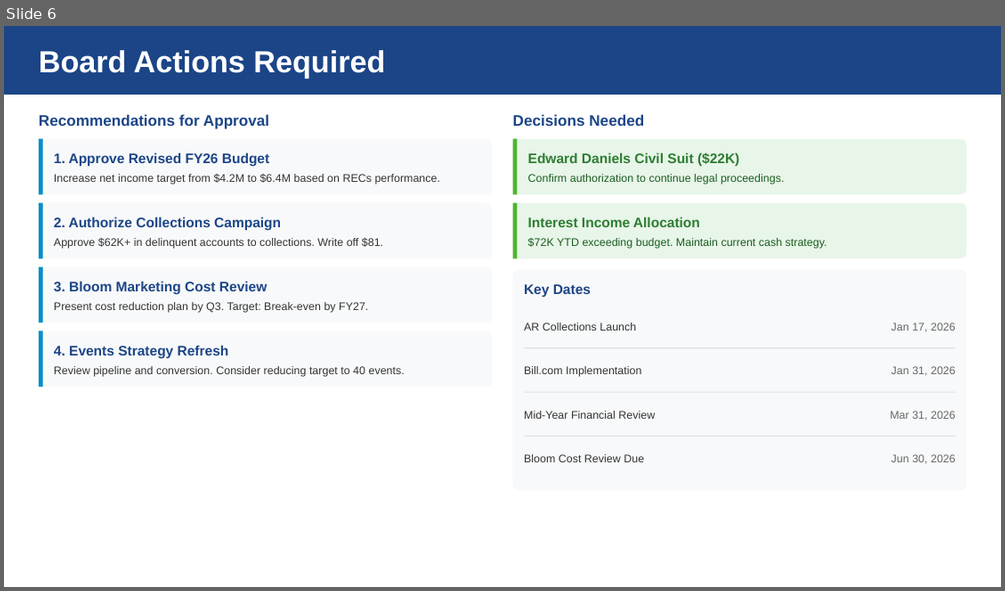
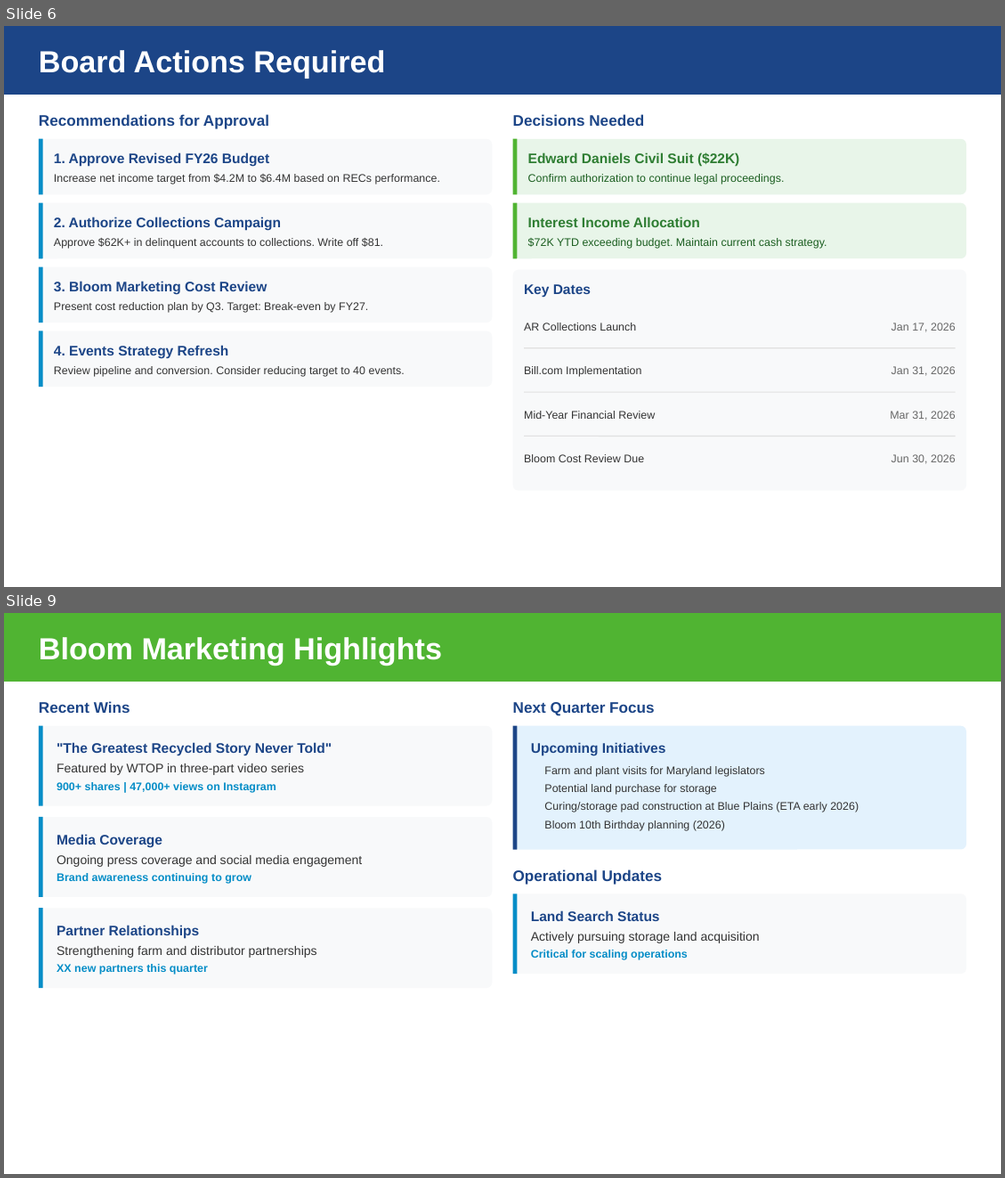
Before and after one commit to lovesha-hqoevents/BOARDUPDATE, a slide deck: Documents/SDO - Workspace/FY26_Q2_Board_Presentation.pptx. Shown one above the other, each under a label of ours: slide 6 before the commit, slides 6 and 9 after it; the slides between them are not shown. The pictures are 1005x591 and 1005x1178 pixels, drawn with LibreOffice and Linux fonts; fonts in the diff are those of the drawing. Boxes give left, top, right and bottom in pixels: in the first picture for what was removed or moved away, otherwise in the second. Text is boxed around its words. In the diff, an @@ line names an element or a change of style, - is before the commit and + after.

```diff
--- a/Documents/SDO - Workspace/FY26_Q2_Board_Presentation.pptx
+++ b/Documents/SDO - Workspace/FY26_Q2_Board_Presentation.pptx
@@ slide 9 added at box(4, 613, 1001, 1174), background #FFFFFF @@
@@ rectangle added at box(4, 613, 1001, 682), fill #50B432 @@
@@ text added at box(39, 637, 442, 666), 22 pt, text #FFFFFF, bold @@
+Bloom Marketing Highlights
@@ text added at box(39, 701, 130, 713), 11 pt, text #1C4587, bold @@
+Recent Wins
@@ text added at box(513, 702, 654, 716), 11 pt, text #1C4587, bold @@
+Next Quarter Focus
@@ rounded rectangle added at box(39, 726, 493, 805), fill #F8F9FA @@
@@ line added from (40, 726) to (40, 805), #058DC7 3 pt @@
@@ text added at box(57, 742, 332, 756), 10 pt, text #1C4587, bold @@
+"The Greatest Recycled Story Never Told"
@@ rounded rectangle added at box(512, 726, 966, 849), fill #E3F2FD @@
@@ line added from (514, 726) to (514, 849), #1C4587 3 pt @@
@@ text added at box(531, 742, 666, 756), 10 pt, text #1C4587, bold @@
+Upcoming Initiatives
@@ text added at box(57, 763, 304, 775), 9 pt, text #333333 @@
+Featured by WTOP in three-part video series
@@ text added at box(544, 766, 765, 777), 8 pt, text #333333 @@
+Farm and plant visits for Maryland legislators
@@ text added at box(57, 782, 276, 793), 8 pt, text #058DC7, bold @@
+900+ shares | 47,000+ views on Instagram
@@ text added at box(544, 784, 717, 795), 8 pt, text #333333 @@
+Potential land purchase for storage
@@ rounded rectangle added at box(39, 816, 493, 896), fill #F8F9FA @@
@@ line added from (40, 816) to (40, 897), #058DC7 3 pt @@
@@ text added at box(544, 802, 858, 812), 8 pt, text #333333 @@
+Curing/storage pad construction at Blue Plains (ETA early 2026)
@@ text added at box(544, 820, 725, 831), 8 pt, text #333333 @@
+Bloom 10th Birthday planning (2026)
@@ text added at box(57, 834, 162, 847), 10 pt, text #1C4587, bold @@
+Media Coverage
@@ text added at box(57, 855, 362, 867), 9 pt, text #333333 @@
+Ongoing press coverage and social media engagement
@@ text added at box(57, 873, 251, 884), 8 pt, text #058DC7, bold @@
+Brand awareness continuing to grow
@@ text added at box(513, 869, 663, 884), 11 pt, text #1C4587, bold @@
+Operational Updates
@@ rounded rectangle added at box(512, 894, 966, 973), fill #F8F9FA @@
@@ line added from (514, 894) to (514, 973), #058DC7 3 pt @@
@@ rounded rectangle added at box(39, 908, 493, 988), fill #F8F9FA @@
@@ line added from (40, 908) to (40, 988), #058DC7 3 pt @@
@@ text added at box(57, 925, 200, 938), 10 pt, text #1C4587, bold @@
+Partner Relationships
@@ text added at box(531, 910, 659, 921), 10 pt, text #1C4587, bold @@
+Land Search Status
@@ text added at box(531, 932, 760, 943), 9 pt, text #333333 @@
+Actively pursuing storage land acquisition
@@ text added at box(57, 946, 317, 957), 9 pt, text #333333 @@
+Strengthening farm and distributor partnerships
@@ text added at box(531, 949, 688, 960), 8 pt, text #058DC7, bold @@
+Critical for scaling operations
@@ text added at box(57, 964, 208, 974), 8 pt, text #058DC7, bold @@
+XX new partners this quarter
```
Also in this commit, not shown: 1 slide changed, 5 other slides added, 9 other files.
